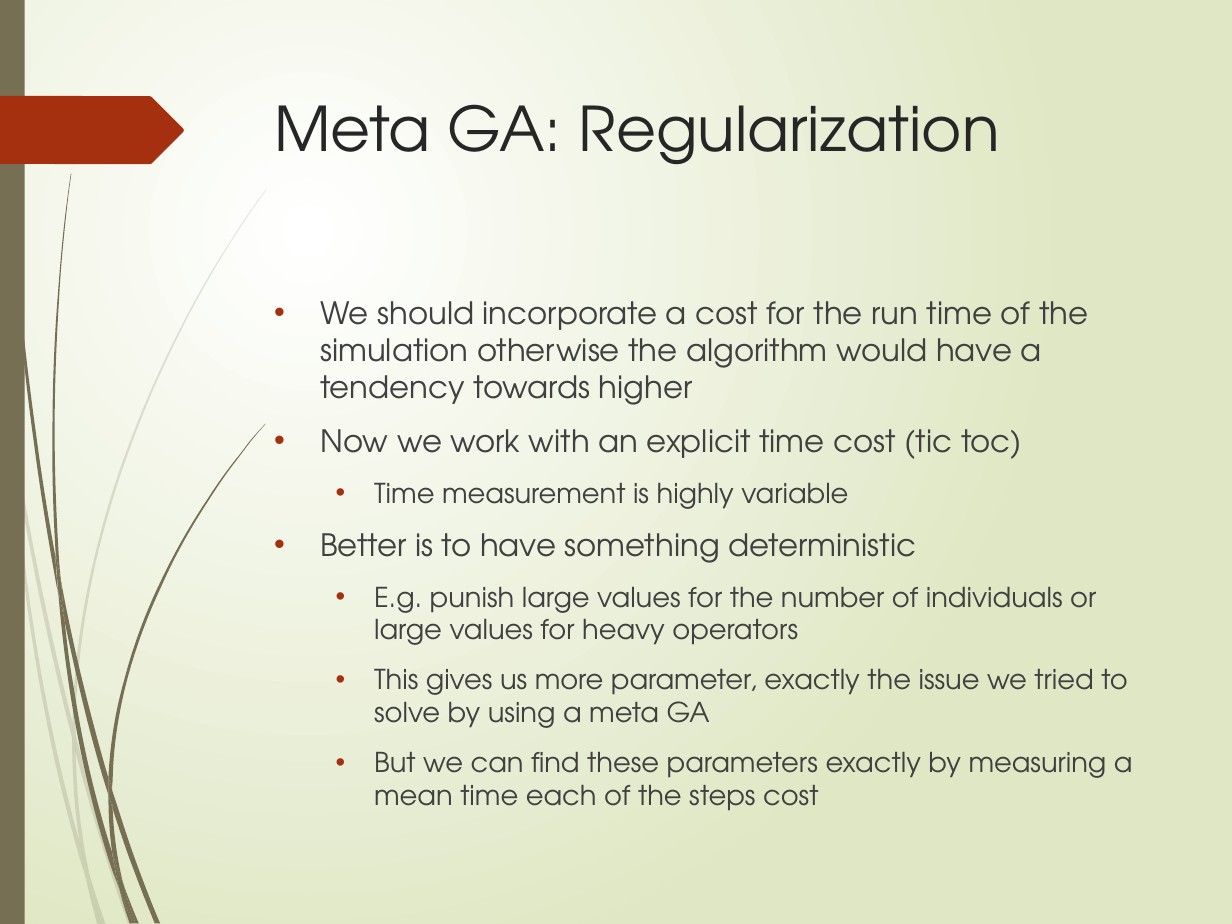
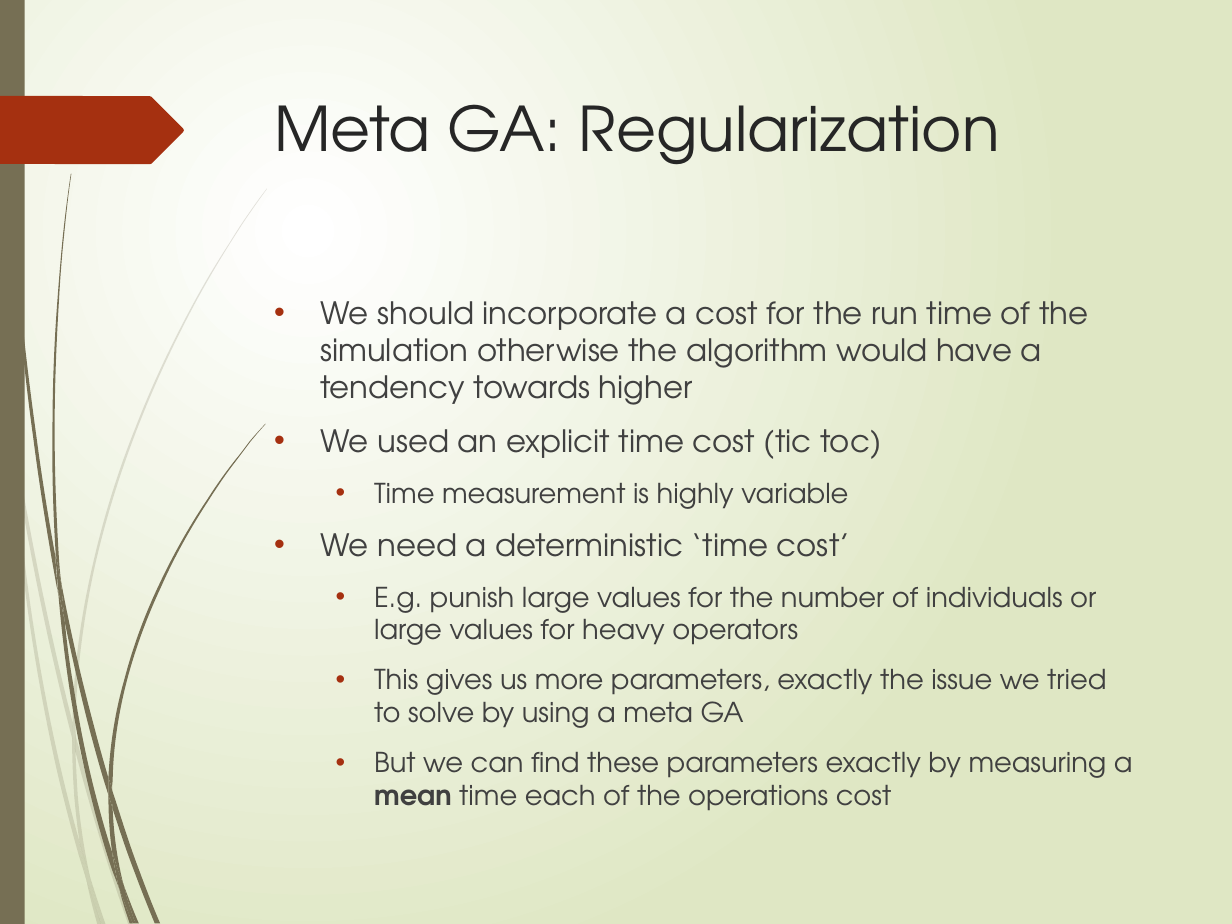
Before and after one commit to toonn/genalg, a slide deck: slide 8 of presentatie1911.pptx. Drawn at 1232x924 pixels with LibreOffice and Linux fonts; fonts in the diff are those of the drawing. Boxes give left, top, right and bottom in pixels: in the first picture for what was removed or moved away, otherwise in the second. Text is boxed around its words. In the diff, an @@ line names an element or a change of style, - is before the commit and + after.

```diff
--- a/presentatie1911.pptx
+++ b/presentatie1911.pptx
@@ text at [320, 429, 881, 459]: text changed @@
-• Now we work with an explicit time cost (tic toc)
+• We used an explicit time cost (tic toc)
@@ text at [320, 533, 850, 557]: text changed @@
-• Better is to have something deterministic
+• We need a deterministic ‘time cost’
@@ text at [374, 669, 1133, 811]: text changed @@
-  • This gives us more parameter, exactly the issue we tried to solve by using a meta GA
-  • But we can find these parameters exactly by measuring a mean time each of the steps cost
+  • This gives us more parameters, exactly the issue we tried to solve by using a meta GA
+  • But we can find these parameters exactly by measuring a mean time each of the operations cost
```
Also in this commit, not shown: 4 other slides changed, 5 other files.
